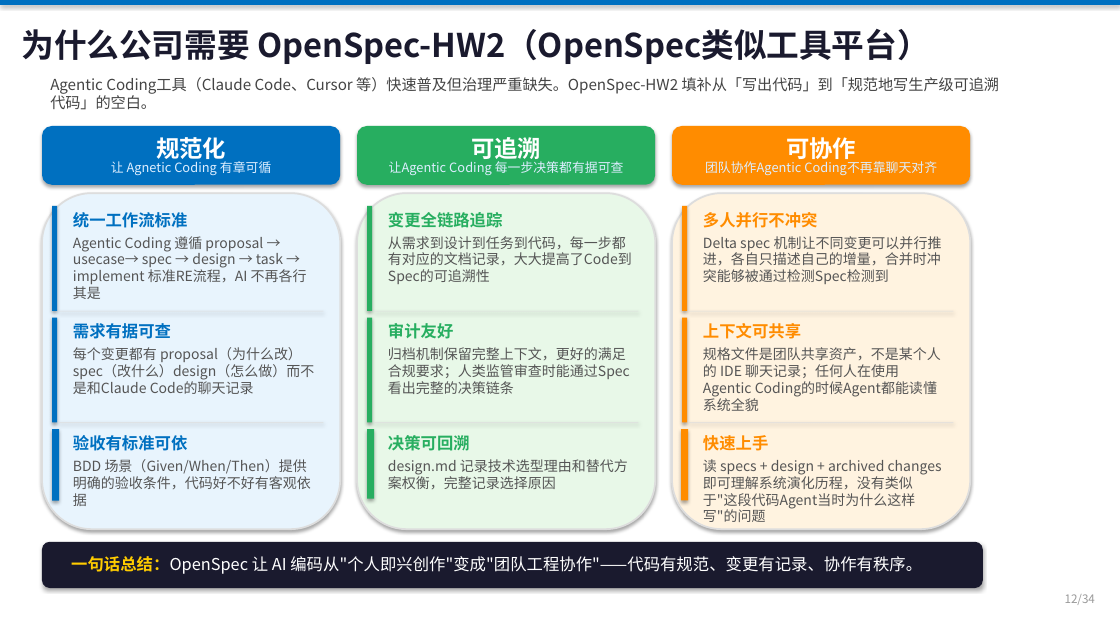
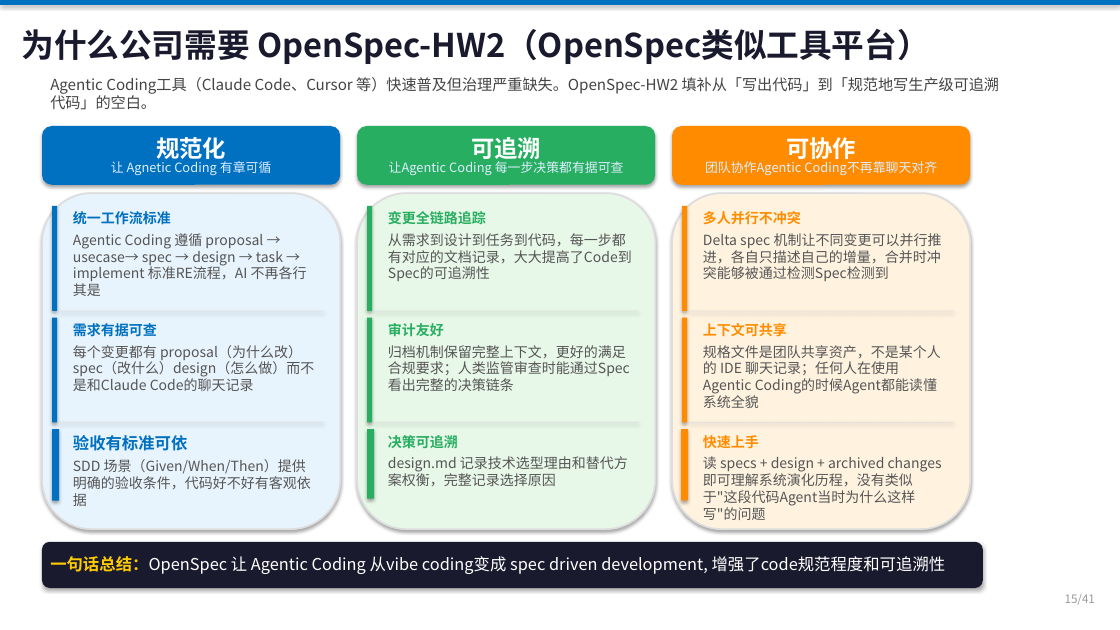
Before and after one commit to ZhifeiDou/OpenSpec_Modify, a slide deck: slide 15 of OpenSpec_技术研究汇报.pptx (slide 12 before the commit). Drawn at 1120x630 pixels with LibreOffice and Linux fonts; fonts in the diff are those of the drawing. Boxes give left, top, right and bottom in pixels: in the first picture for what was removed or moved away, otherwise in the second. Text is boxed around its words. In the diff, an @@ line names an element or a change of style, - is before the commit and + after.

```diff
--- a/OpenSpec_技术研究汇报.pptx
+++ b/OpenSpec_技术研究汇报.pptx
@@ text at <box>73,211,171,225</box>: size 14 to 12 pt in "统一工作流标准" @@
@@ text at <box>388,211,486,224</box>: size 14 to 12 pt in "变更全链路追踪" @@
@@ text at <box>703,211,801,225</box>: size 14 to 12 pt in "多人并行不冲突" @@
@@ text at <box>73,321,157,339</box>: size 14 to 12 pt in "需求有据可查" @@
@@ text at <box>388,323,444,337</box>: size 14 to 12 pt in "审计友好" @@
@@ text at <box>703,323,787,337</box>: size 14 to 12 pt in "上下文可共享" @@
@@ text at <box>388,435,458,448</box>: text changed; size 14 to 12 pt @@
-决策可回溯
+决策可追溯
@@ text at <box>703,435,759,449</box>: size 14 to 12 pt in "快速上手" @@
@@ text at <box>73,459,311,506</box>: text changed @@
-BDD 场景（Given/When/Then）提供明确的验收条件，代码好不好有客观依据
+SDD 场景（Given/When/Then）提供明确的验收条件，代码好不好有客观依据
@@ text at <box>50,556,946,574</box>: text changed @@
-一句话总结：OpenSpec 让 AI 编码从"个人即兴创作"变成"团队工程协作"——代码有规范、变更有记录、协作有秩序。
+一句话总结：OpenSpec 让 Agentic Coding 从vibe coding变成 spec driven development, 增强了code规范程度和可追溯性
@@ text at <box>1065,594,1095,605</box>: text changed @@
-12/34
+15/41
```
Also in this commit, not shown: 29 other slides changed, 4 slides added, 7 slides removed, 37 other files.
